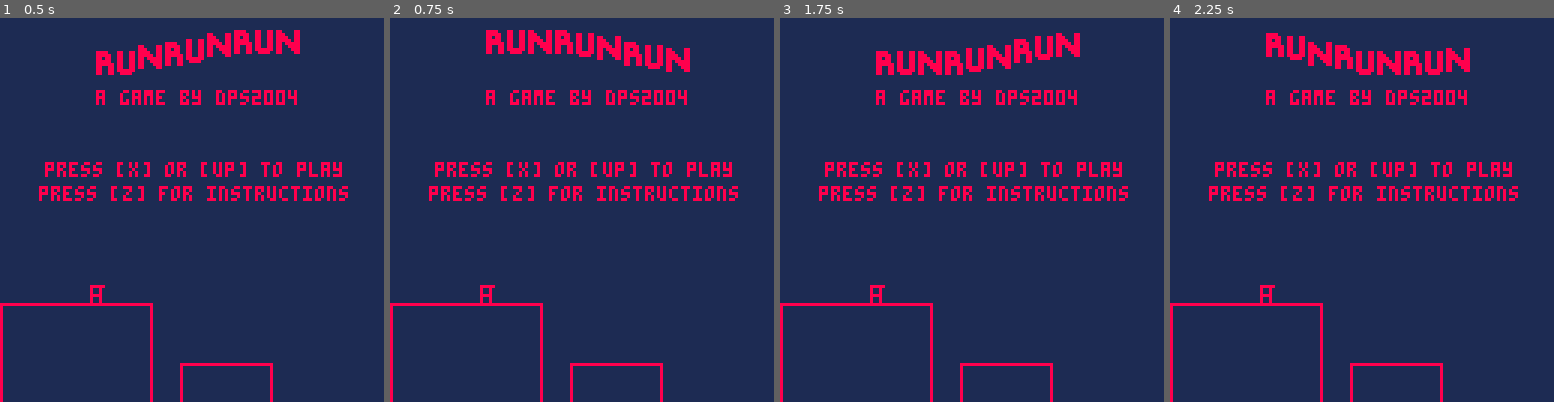
Above: before the commit, frames 1-4 (left to right).
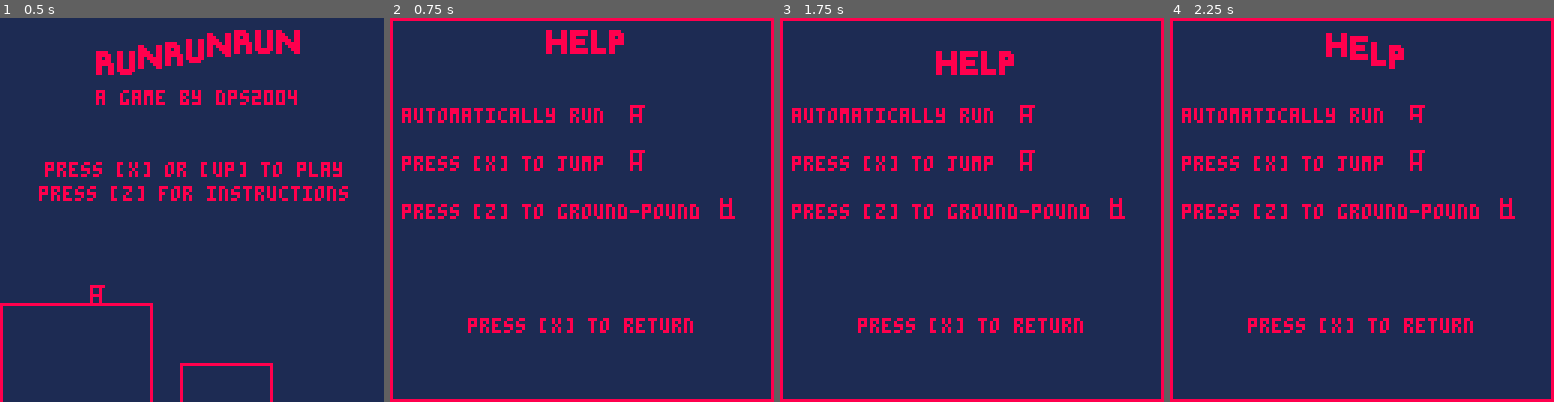
Above: after the commit, the same moments.

Repository: DPS2004/RUNRUNRUN
Game: PICO-8 cartridge runrunrun.p8
Same seed, same stepped clock (60 frames per second), same inputs: the game is played once before the commit and once after it.
Inputs:
- Up to frame 1 (0.5 s): tap X (X key) at 0.33 s
- Up to frame 2 (0.75 s): tap O (Z key) at 0.7 s
- Up to frame 3 (1.75 s): tap X (X key) at 1.07 s; tap O (Z key) at 1.7 s
- Up to frame 4 (2.25 s): tap X (X key) at 1.85 s; tap O (Z key) at 2.1 s

Frame 1 is identical in both runs. In frame 2, 13% of the frame differs, in the area x 0-100%, y 0-100%; in frame 3, 13%; in frame 4, 13%.

Commit message:
added help menu

Diff:
--- a/runrunrun.p8
+++ b/runrunrun.p8
@@ -18,15 +18,19 @@
 	f4y = {0,0,0,5,4,4,5,0,5}
 	--squish
 	f5y = {0,0,0,3,2,2,3,0,3}
+	--gp
+	f6y = {6,6,6,0,2,2,0,6,4}
 	player = {x=30,y=94, sprlst = f0y, state = "title"}
 	a = 0
 	blockx = {0,50,60,90}
 	blocky = {95, 115}
-	textkern = {7,9,7,9,7,7,7,9,6,7,9,9,9,9,6,6}
+	textkern = {7,9,7,9,7,7,7,9,6,7,9,9,9,9,6,8,6,6}
 	ta = 0
 	gamestate = "title"
+	statedelay = 10
 end
 function drawplayer(xpos,ypos,xscale,yscale,frx,fry)
+	color(8)
 	for i=0,7,2 do
 		line(frx[i+1] * xscale + xpos,fry[i+1] * yscale + ypos - (fry[9]*yscale),frx[i+2] * xscale +xpos,fry[i+2] * yscale + ypos - (fry[9] * yscale),8)
 
@@ -49,9 +53,25 @@
 		rect(blockx[i*2-1],blocky[i],blockx[i*2],128)
 	end
 end
-i = 0
+
 function _update()
-	i += 1
+	if statedelay != 0 then
+		statedelay -= 1
+	end
+	if gamestate == "title" then
+		player.state = "title"
+		if btn(4) and statedelay == 0 then
+			gamestate = "help"
+			statedelay = 10
+		end
+	end
+	if gamestate == "help" then
+		player.state = "run"
+		if btn(5) and statedelay == 0	then
+			gamestate = "title"
+			statedelay = 10
+		end
+	end
 end
 
 function _draw()
@@ -82,15 +102,27 @@
 		player.sprlst = f5y
 		player.state = "run"
 	end
+	-- end animations and draw scene
 	cls(1)
-
 	if gamestate == "title" then
 		drawtext({6,7,8,6,7,8,6,7,8},32)
+		color(8)
 		print("a game by dps2004",32,24)
 		print("press [x] or [up] to play",15,48)
 		print("press [z] for instructions",13,56)
 		drawplayer(player.x,player.y,1,1,fx,player.sprlst)
 		drawblocks()
+	end
+	if gamestate == "help" then
+		drawtext({16,5,15,17},52)
+		rect(0,0,127,127)
+		print("automatically run",4,30)
+		drawplayer(80,34,1,1,fx,player.sprlst)
+		print("press [x] to jump",4,46)
+		drawplayer(80,50,1,1,fx,f3y)
+		print("press [z] to ground-pound",4,62)
+		drawplayer(110,64,1,1,fx,f6y)
+		print("press [x] to return",26,100)
 	end
 end
 __gfx__
@@ -102,5 +134,11 @@
 00000000880000008888888800008800000880008800000088008800880088008800888888088000008800008800008888088088880000880888888088000000
 00000000880000008888888888888800000880008888880088008800888888008800088888888000888888008888888888088088888888880088880088888000
 00000000880000008800008888888000000880008888880088008800088880008800008888880000888888000888888088088088088888800008800088888000
-__map__
-0000000000000000000000000000260000000000000000000000000000000000000000000000000000000000000000000000000000000000000000000000000000000000000000000000000000000000000000000000000000000000000000000000000000000000000000000000000000000000000000000000000000000000
+88000880888800000000000000000000000000000000000000000000000000000000000000000000000000000000000000000000000000000000000000000000
+88000880888880000000000000000000000000000000000000000000000000000000000000000000000000000000000000000000000000000000000000000000
+88000880880880000000000000000000000000000000000000000000000000000000000000000000000000000000000000000000000000000000000000000000
+88888880888880000000000000000000000000000000000000000000000000000000000000000000000000000000000000000000000000000000000000000000
+88888880888880000000000000000000000000000000000000000000000000000000000000000000000000000000000000000000000000000000000000000000
+88000880880000000000000000000000000000000000000000000000000000000000000000000000000000000000000000000000000000000000000000000000
+88000880880000000000000000000000000000000000000000000000000000000000000000000000000000000000000000000000000000000000000000000000
+88000880880000000000000000000000000000000000000000000000000000000000000000000000000000000000000000000000000000000000000000000000
